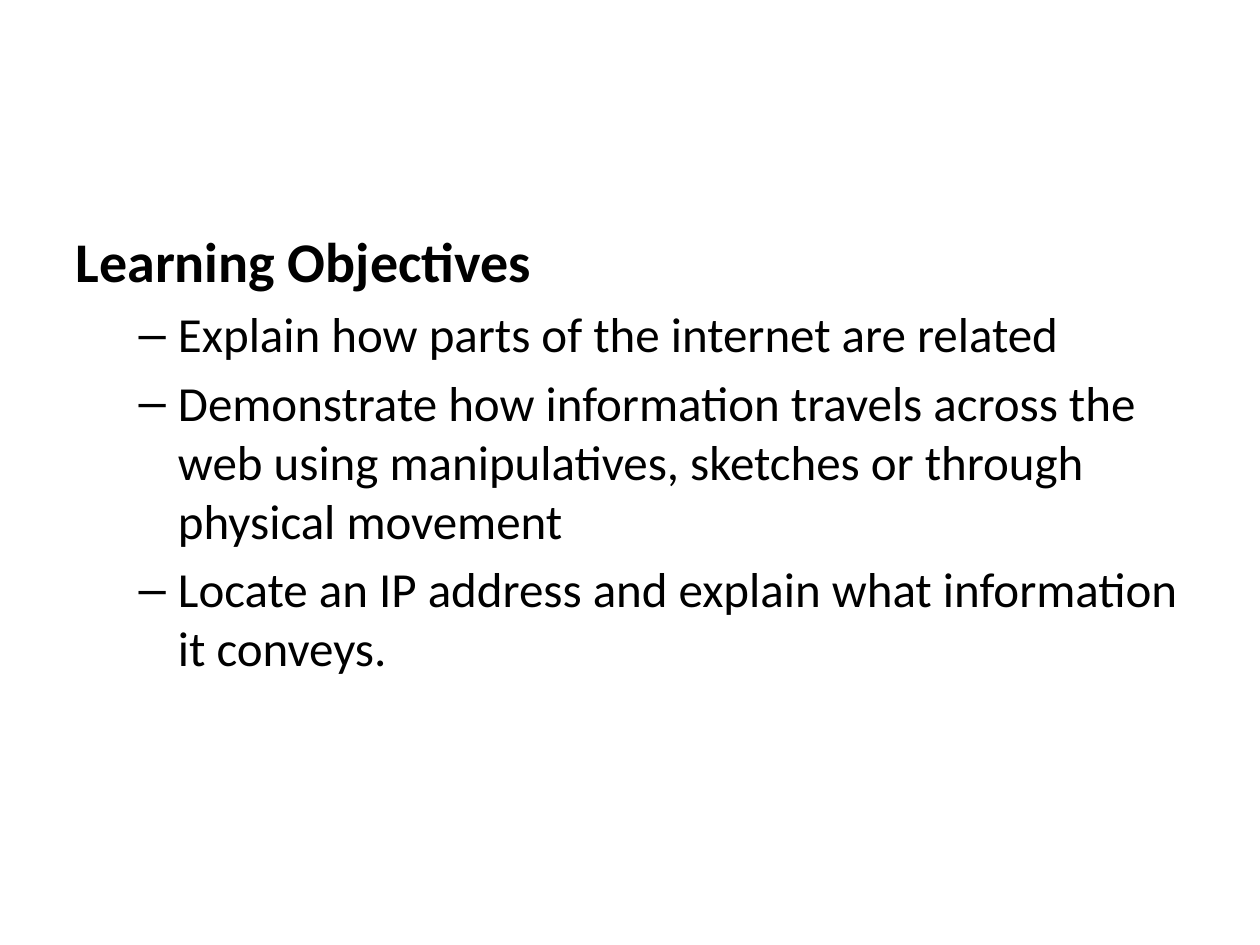
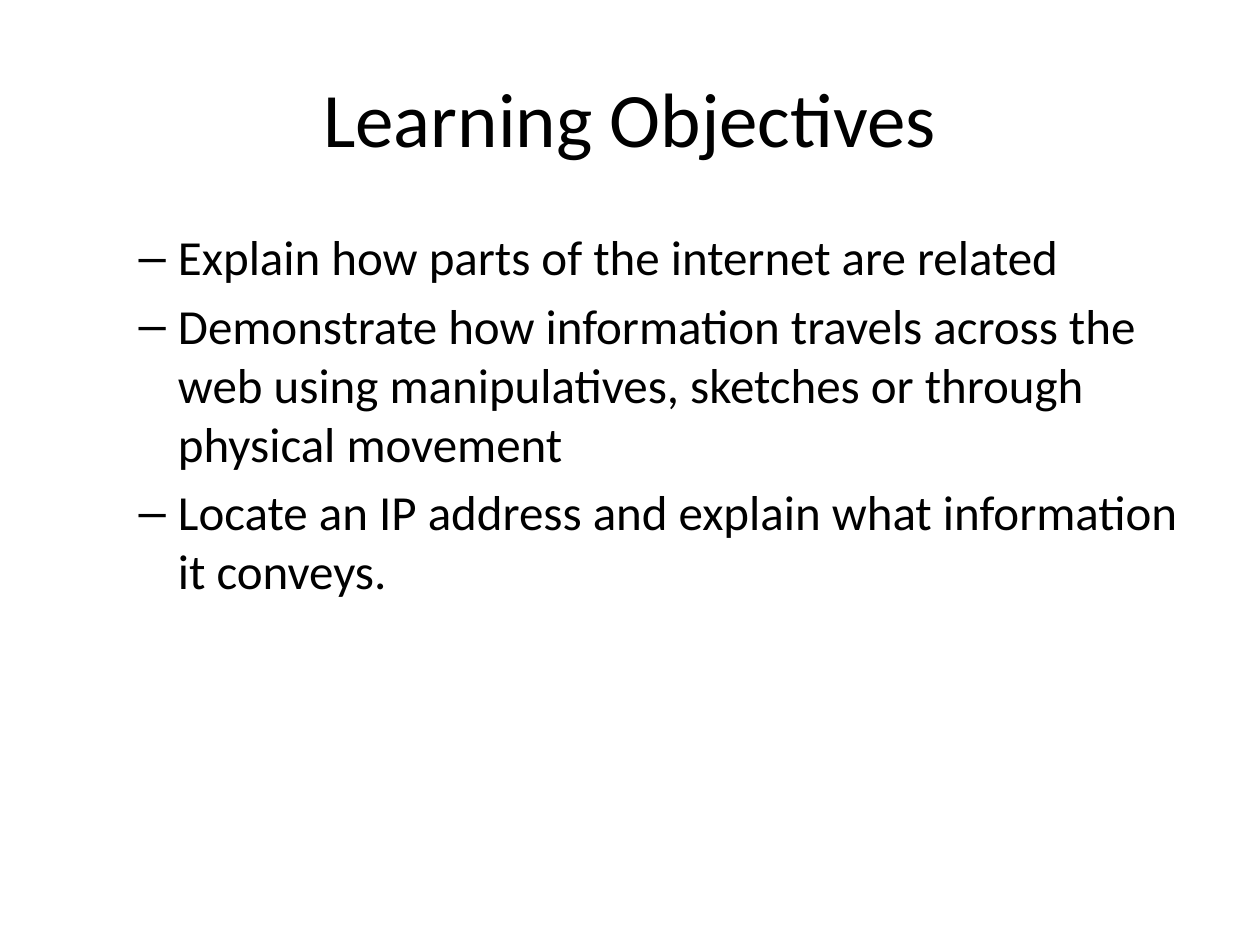
Before and after one commit to mr-eggleton/web-lit-core, a slide deck: slide 2 of powerpoints/02-map-the-web.pptx (slide 3 before the commit). Drawn at 1260x945 pixels with LibreOffice and Linux fonts; fonts in the diff are those of the drawing. Boxes give left, top, right and bottom in pixels: in the first picture for what was removed or moved away, otherwise in the second. Text is boxed around its words. In the diff, an @@ line names an element or a change of style, - is before the commit and + after.

```diff
--- a/powerpoints/02-map-the-web.pptx
+++ b/powerpoints/02-map-the-web.pptx
@@ title added at bbox=[323, 93, 936, 161], 44 pt, text #000000 @@
+Learning Objectives
@@ text at bbox=[76, 242, 531, 292]: paragraph removed @@
-Learning Objectives
```
Also in this commit, not shown: 3 slides added, 17 other files.
